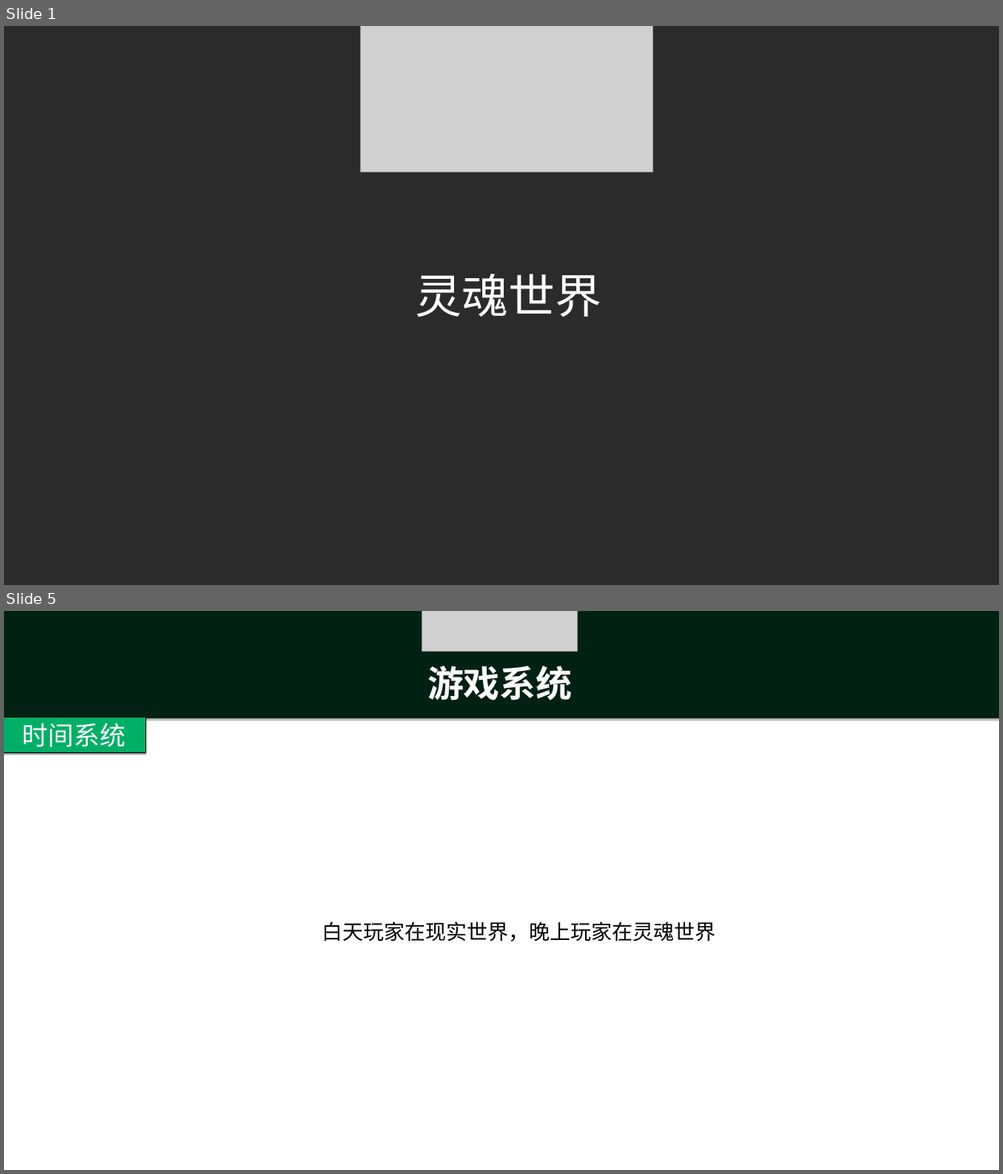
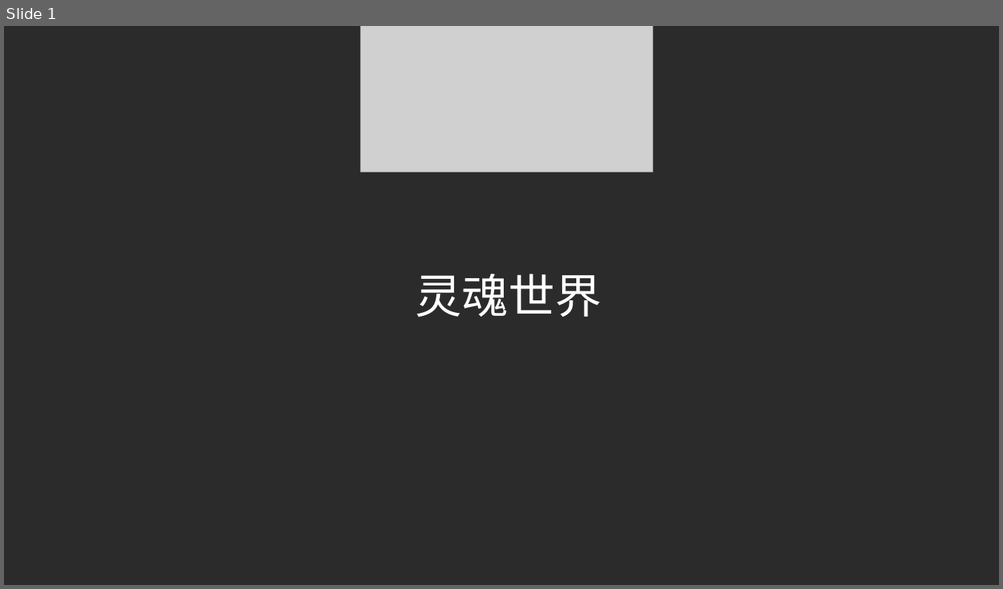
Before and after one commit to ThreePeopleGame/Death, a slide deck: Share/灵魂世界.pptx. Shown one above the other, each under a label of ours: slides 1 and 5 before the commit, slide 1 after it; the slides between them are not shown. The pictures are 1003x1174 and 1003x589 pixels, drawn with LibreOffice and Linux fonts; fonts in the diff are those of the drawing; grey boxes stand for pictures; background and template pictures are left out; a plain dark background stands for a picture behind light text. Boxes give left, top, right and bottom in pixels: in the first picture for what was removed or moved away, otherwise in the second. Text is boxed around its words. In the diff, an @@ line names an element or a change of style, - is before the commit and + after.

```diff
--- a/Share/灵魂世界.pptx
+++ b/Share/灵魂世界.pptx
@@ slide 5 removed at box(4, 611, 999, 1170), background #FFFFFF @@
@@ rectangle removed at box(4, 611, 999, 718) @@
@@ rectangle removed at box(4, 611, 999, 718) @@
@@ picture removed at box(421, 611, 577, 651) @@
@@ text removed at box(427, 666, 572, 701) @@
-游戏系统
@@ rectangle removed at box(4, 717, 145, 752) @@
-时间系统
@@ text removed at box(322, 922, 715, 942) @@
-白天玩家在现实世界，晚上玩家在灵魂世界
```
Also in this commit, not shown: 2 slides changed, 1 slide added, 2 other slides removed, 2 other files.
